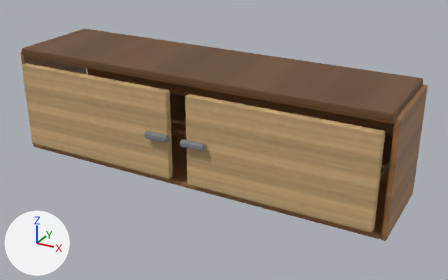
The glTF model models/pieces/tv_cabinet.glb: old version first, new version second.
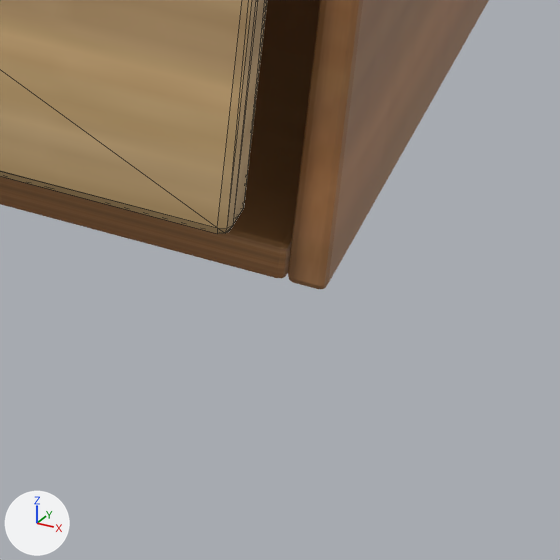
The first picture shows the older version from a 50 mm lens placed at (1.179, -2.007, 1.209), pointed at (0.079, -0.006, 0.209). The close-ups show the older and then the newer version on the part from 76% to 94% of the width and 71% to 100% of the height of that picture. Only the edits that show in the close-ups are written down. Every picture has the same lights, and +X, +Y and +Z are marked at lower left. The close-ups show mesh edges as thin lines.

The older version as bpy lines, for what is in view:
```python
me_cube_019 = bpy.data.meshes.new('Cube.019')
me_cube_019.from_pydata(...)  # 56 vertices, 108 faces; spans x -0.01..0.01, y -0.19..0.19, z -0.22..0.22
me_cube_019.materials.append(mat_wood)  # picture img_t_wood_002
me_cube_021 = bpy.data.meshes.new('Cube.021')
me_cube_021.from_pydata(...)  # 56 vertices, 108 faces; spans x -0.78..0.78, y -0.19..0.19, z -0.01..0.01
me_cube_021.materials.append(mat_wood)  # picture img_t_wood_002
me_cube_026 = bpy.data.meshes.new('Cube.026')
me_cube_026.from_pydata(...)  # 112 vertices, 216 faces; spans x -0.37..0.36, y -0.043..0.015, z -0.18..0.18
# faces by material slot: [108, 108]
me_cube_026.materials.append(mat_wood_light)  # picture img_t_wood
me_cube_026.materials.append(mat_dark)  # grey #84868b
ob_part_doorr__tv_cabinet = bpy.data.objects.new('part_doorR__tv_cabinet', me_cube_026)
ob_part_doorr__tv_cabinet.location = (0.4, -0.215, 0.28)
ob_tv_body_bottom = bpy.data.objects.new('tv_body_bottom', me_cube_021)
ob_tv_body_bottom.location = (0.0, 0.0, 0.07)
ob_tv_body_right = bpy.data.objects.new('tv_body_right', me_cube_019)
ob_tv_body_right.location = (0.79, 0.0, 0.28)
```
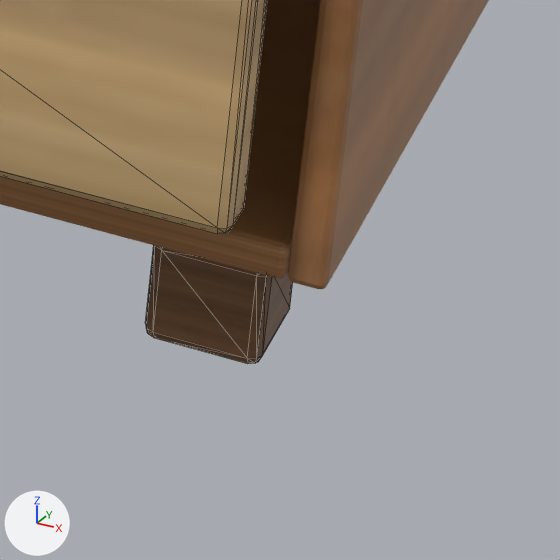
What changed in the scene script:
```text
Add me_cube_020_1:
    me_cube_020_1.from_pydata(...)  # 56 vertices, 108 faces; spans x -0.03..0.03, y -0.03..0.03, z -0.03..0.03
    me_cube_020_1.materials.append(mat_wood_dark)  # picture img_t_wood_001
Add ob_tvleg11:
    ob_tvleg11 = bpy.data.objects.new('tvleg11', me_cube_020_1)
    ob_tvleg11.location = (0.74, -0.15, 0.03)
```

Location of each change, (x1, y1, x2, y2) in pixels of the close-ups (560 x 560 px):
'tvleg11', added (brown): after (145, 245, 293, 364)
